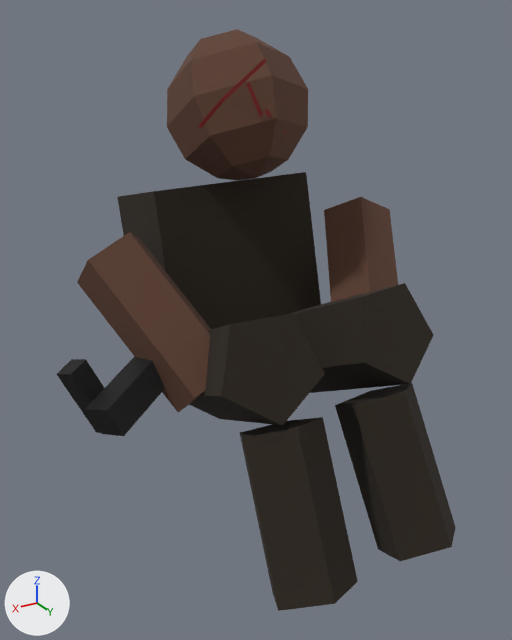
The glTF model public/models/character-mode-a.glb: old version first, new version second.
The view is the same before and after, from a 50 mm camera at (0.596, 1.134, 0.82) aimed at (0.047, 0.218, 0.363). Every picture has the same lights, and +X, +Y and +Z are marked at lower left. The picture after the commit comes second. Where no turn or scale is listed for an object, it has been applied to the vertices. Vertices at exactly the same position are counted once.

The first picture shows 'arm_l', 'arm_r', 'gun_barrel', 'gun_body', 'head', 'lower_leg_l', 'lower_leg_r', 'torso', 'upper_leg_l', 'upper_leg_r' and 1 more.
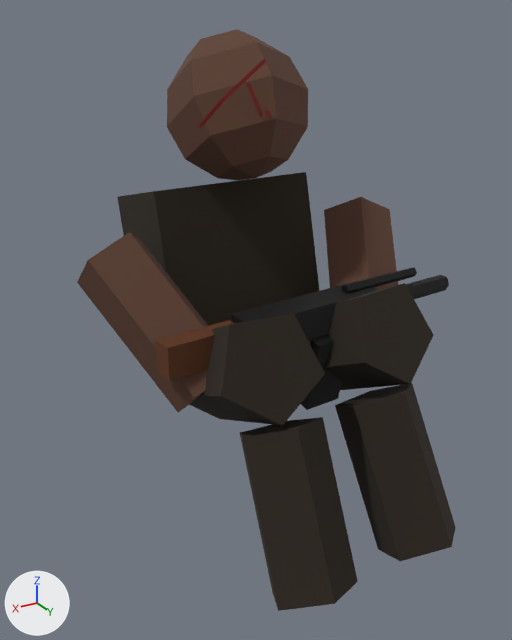
Commit message: feat(ar): regenerate character GLBs with AK-47 on Mode A knees

Pixel boxes (x1, y1, x2, y2) of what changed, in the pictures (512 x 640 px):
'gun_body', reshaped: before (85, 357, 165, 436); after (231, 281, 379, 345)
'gun_stock', added (brown): after (155, 320, 234, 381)
'gun_barrel', reshaped, moved, turned: before (57, 359, 104, 433); after (406, 275, 449, 299)
'gun_magazine', added (black): after (301, 334, 342, 410)
'gun_gas_tube', added (black): after (342, 268, 417, 293)
part 1 of me_cube_002, added (black): after (406, 275, 449, 299)
part 2 of me_cube_002, deleted (black): before (57, 359, 104, 433)

Patch to the scene script:
```diff
--- a/public/models/character-mode-a.glb.py
+++ b/public/models/character-mode-a.glb.py
@@ me_cube_002 @@
 # used by ob_gun_barrel; parent = ob_character_a; location = (0.0, 0.0, 0.0)
-me_cube_002.from_pydata(...)  # 8 vertices, 12 faces; spans x 0.2753..0.3647, y 0.1491..0.2109, z 0.2151..0.3449
+me_cube_002.from_pydata(...)  # 12 vertices, 20 faces; spans x -0.013..0.013, y -0.015..0.015, z -0.105..0.105
+# me_cube_002 part 1: 12 vertices added at x -0.013..0.013, y -0.015..0.015, z -0.105..0.105, forming a 6-sided cylinder along z
+# me_cube_002 part 2: 8 vertices removed from x 0.2753..0.3647, y 0.1491..0.2109, z 0.2151..0.3449
 me_cube_002.materials.append(mat_a_gun)
@@ me_cube_001 @@
-me_cube_001.from_pydata(...)  # 8 vertices, 12 faces; spans x 0.174..0.346, y 0.158..0.282, z 0.246..0.354
-me_cube_001.vertices[0].co = (0.193, 0.164, 0.294)
-me_cube_001.vertices[1].co = (0.212, 0.158, 0.339)
-me_cube_001.vertices[2].co = (0.174, 0.208, 0.308)
-me_cube_001.vertices[3].co = (0.193, 0.202, 0.354)
-me_cube_001.vertices[4].co = (0.327, 0.238, 0.246)  # pixel (101, 434)
-me_cube_001.vertices[5].co = (0.346, 0.232, 0.292)  # pixel (84, 409)
-me_cube_001.vertices[6].co = (0.308, 0.282, 0.261)  # pixel (123, 436)
-me_cube_001.vertices[7].co = (0.327, 0.276, 0.306)  # pixel (106, 410)
+me_cube_001.from_pydata(...)  # 8 vertices, 12 faces; spans x -0.151..0.111, y 0.235..0.305, z 0.331..0.399
+# me_cube_001 part 3
+me_cube_001.vertices[0].co = (-0.148, 0.235, 0.331)
+me_cube_001.vertices[1].co = (-0.148, 0.235, 0.399)  # pixel (357, 280)
+me_cube_001.vertices[2].co = (-0.151, 0.29, 0.331)
+me_cube_001.vertices[3].co = (-0.151, 0.29, 0.399)  # pixel (380, 290)
+me_cube_001.vertices[4].co = (0.111, 0.25, 0.331)
+me_cube_001.vertices[5].co = (0.111, 0.25, 0.399)  # pixel (230, 313)
+me_cube_001.vertices[6].co = (0.108, 0.305, 0.331)
+me_cube_001.vertices[7].co = (0.108, 0.305, 0.399)
 me_cube_001.materials.append(mat_a_gun)
@@ me_cube_004 @@
+me_cube_004.from_pydata([(0.0937, 0.2457, 0.3343), (0.0938, 0.2437, 0.3862), (0.0914, 0.2836, 0.3358), (0.0916, 0.2816, 0.3877), (0.2384, 0.2544, 0.3343), (0.2386, 0.2524, 0.3862), (0.2362, 0.2923, 0.3358), (0.2363, 0.2903, 0.3877)], [], [(0, 1, 3), (0, 3, 2), (2, 3, 7), (2, 7, 6), (6, 7, 5), (6, 5, 4), (4, 5, 1), (4, 1, 0), (2, 6, 4), (2, 4, 0), (7, 3, 1), (7, 1, 5)])
+me_cube_004.materials.append(mat_a_gun_wood)  # brown #5c3010
@@ me_cube_002_1 @@
+me_cube_002_1.from_pydata([(-0.0719, 0.2485, 0.2235), (-0.0735, 0.2743, 0.3509), (-0.0744, 0.2896, 0.2151), (-0.0759, 0.3154, 0.3425), (-0.0041, 0.2526, 0.2235), (-0.0056, 0.2784, 0.3509), (-0.0065, 0.2937, 0.2151), (-0.0081, 0.3195, 0.3425)], [], [(0, 1, 3), (0, 3, 2), (2, 3, 7), (2, 7, 6), (6, 7, 5), (6, 5, 4), (4, 5, 1), (4, 1, 0), (2, 6, 4), (2, 4, 0), (7, 3, 1), (7, 1, 5)])
+me_cube_002_1.materials.append(mat_a_gun)  # black #1a1a1a
@@ ob_gun_barrel @@
 ob_gun_barrel.parent = ob_character_a
-ob_gun_barrel.location = (0.0, 0.0, 0.0)
+ob_gun_barrel.location = (-0.225, 0.264, 0.369)
+ob_gun_barrel.rotation_euler = (-0.06, 1.571, 0.0)  # degrees (-3.4, 90, 0)
@@ ob_gun_stock @@
+ob_gun_stock = bpy.data.objects.new('gun_stock', me_cube_004)
+ob_gun_stock.location = (0.0, 0.0, 0.0)
@@ ob_gun_magazine @@
+ob_gun_magazine = bpy.data.objects.new('gun_magazine', me_cube_002_1)
+ob_gun_magazine.location = (0.0, 0.0, 0.0)
@@ ob_gun_gas_tube @@
+ob_gun_gas_tube = bpy.data.objects.new('gun_gas_tube', me_cylinder_007)  # 10 vertices, 16 faces; spans x -0.08..0.08, y -0.012..0.014, z -0.009..0.009; in mat_a_gun (black #1a1a1a)
+ob_gun_gas_tube.location = (-0.175, 0.261, 0.403)
```
